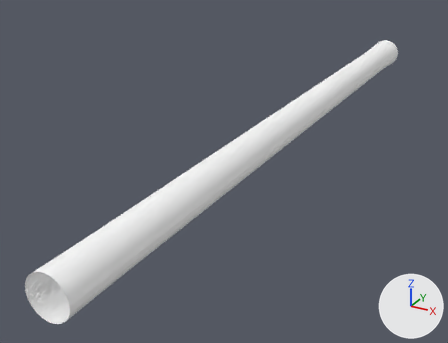
What one commit did to the FBX model assets/vfx/glider/fbx_boost_fbx/boost_start/glider_boost_start2.fbx.
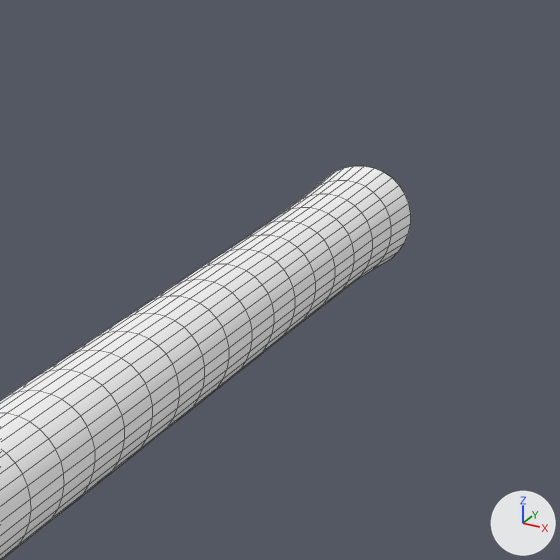
The first picture shows the older version from a camera (50 mm lens) standing at (0.00672, -0.00642, 0.00607) and looking at (-0.00146, 0.00847, -0.00137). The close-ups show the older and then the newer version on the part from 67% to 97% of the width and 0% to 40% of the height of that picture. Only the edits that show in the close-ups are written down. The axes (+X, +Y, +Z) are drawn at lower right. The lights are the same throughout. The close-ups show mesh edges as thin lines. Where no turn or scale is listed for an object, it has been applied to the vertices.

In view in the first close-up: 'Shape3D1_1'.
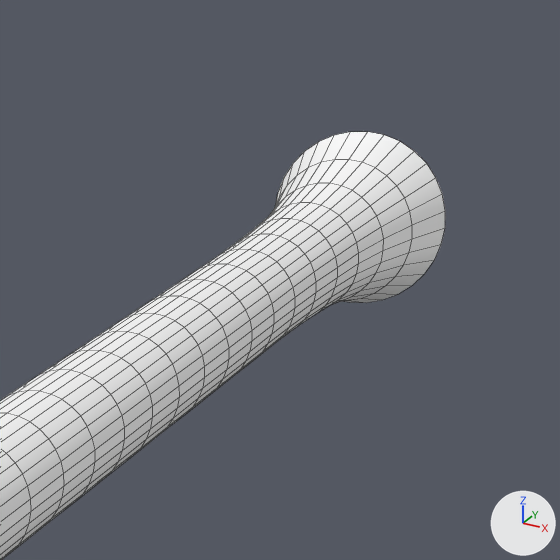
Diff of the bpy script that builds the scene:
```diff
--- a/assets/vfx/glider/fbx_boost_fbx/boost_start/glider_boost_start2.fbx.py
+++ b/assets/vfx/glider/fbx_boost_fbx/boost_start/glider_boost_start2.fbx.py
@@ me_shape3d1_1 @@
 # used by ob_shape3d1_1; location = (0.0, 0.009965, 0.0)
-me_shape3d1_1.from_pydata(...)  # 1089 vertices, 1024 faces; spans x -0.0005..0.0005, y -0.0102..0.0102, z -0.0005..0.0005
+me_shape3d1_1.from_pydata(...)  # 1089 vertices, 1024 faces; spans x -0.0009..0.0009, y -0.0102..0.0102, z -0.0009..0.0009
+# me_shape3d1_1 part 1: all 99 vertices in x -0.0005..0.0005, y 0.009..0.0102, z -0.0005..0.0005 are scaled about their middle by (1.44, 1, 1.44)
 me_shape3d1_1.materials.append(mat_phong)
```

Where the change shows, as pixel boxes [x1, y1, x2, y2] in the close-ups (560 x 560 px; the box of a moved part takes in the faces that stretch with it):
'Shape3D1_1', reshaped: before [0, 166, 411, 560]; after [0, 132, 445, 560]
part 1 of me_shape3d1_1, moved or reshaped: before [279, 166, 411, 295]; after [268, 132, 445, 305]
